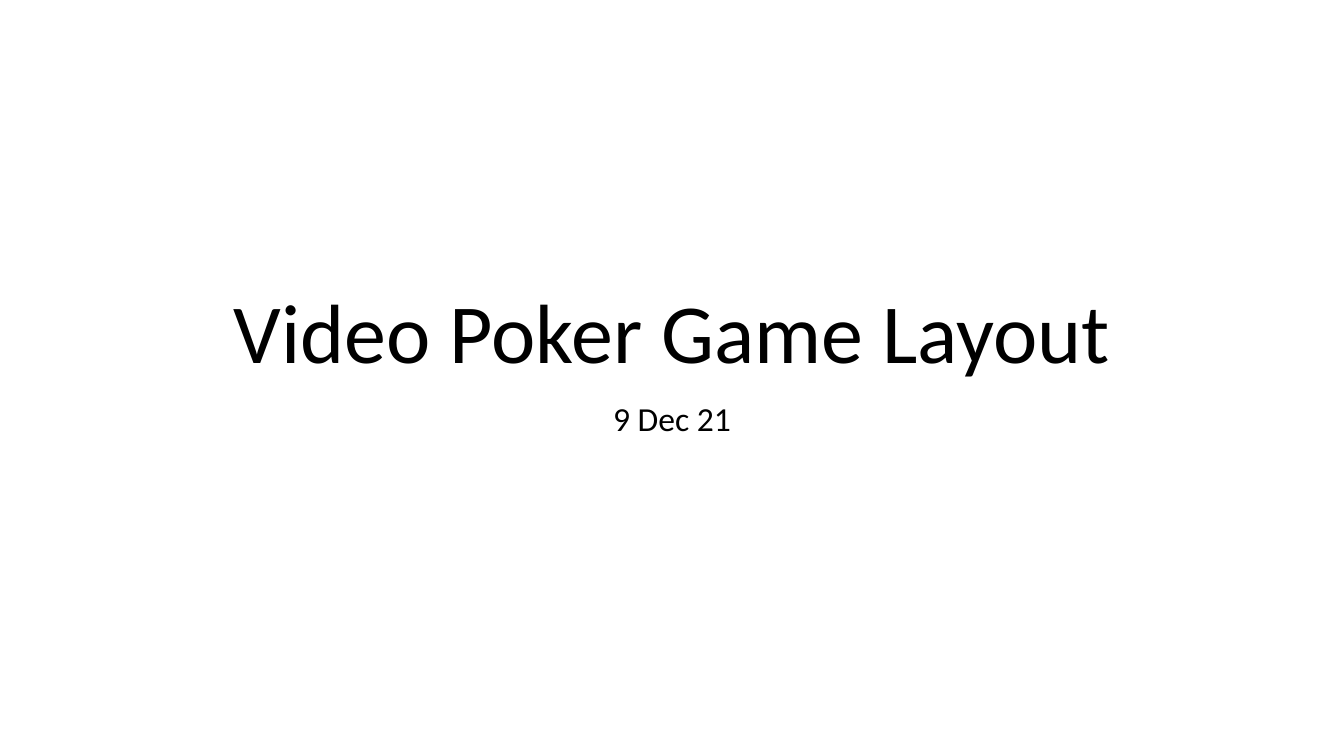
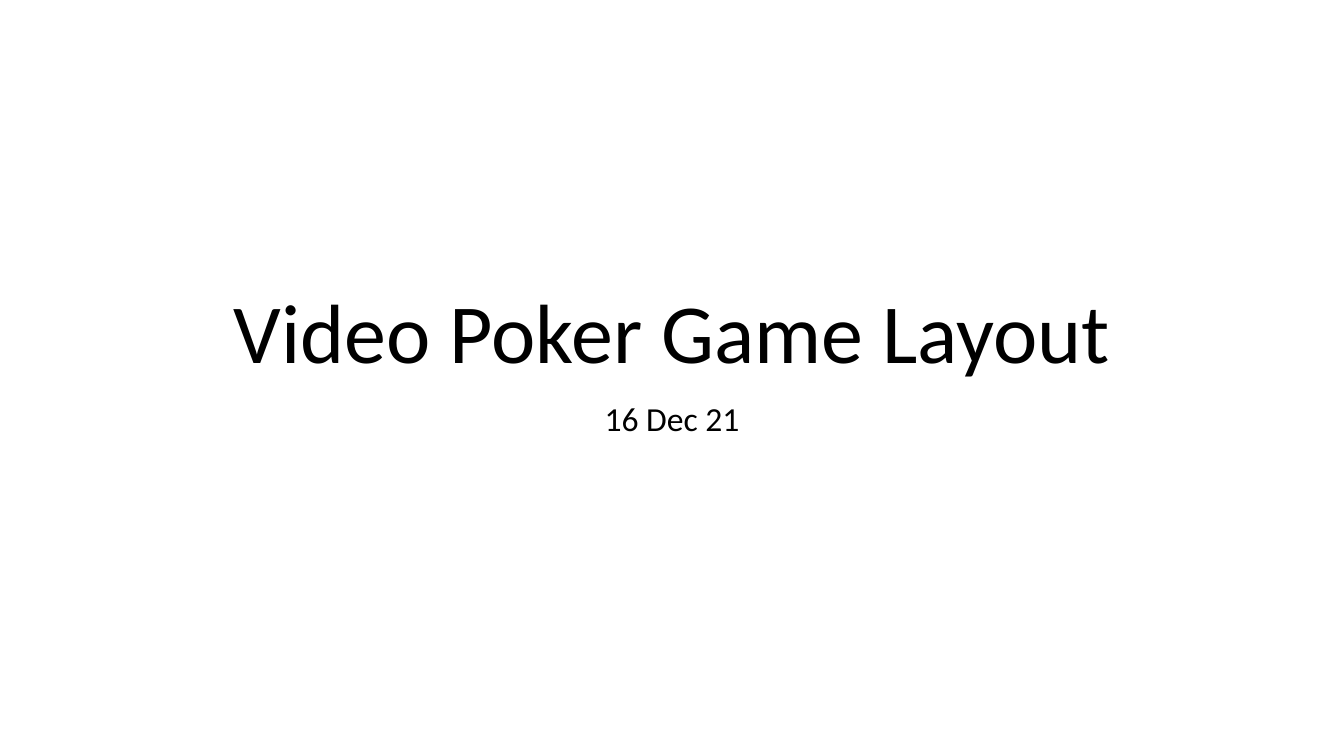
Before and after one commit to rocketacademy/video-poker-bootcamp, a slide deck: slide 1 of video poker layout.pptx. Drawn at 1344x756 pixels with LibreOffice and Linux fonts; fonts in the diff are those of the drawing. Boxes give left, top, right and bottom in pixels: in the first picture for what was removed or moved away, otherwise in the second. Text is boxed around its words. In the diff, an @@ line names an element or a change of style, - is before the commit and + after.

```diff
--- a/video poker layout.pptx
+++ b/video poker layout.pptx
@@ subtitle at (x1=605, y1=408, x2=739, y2=432): text changed @@
-9 Dec 21
+16 Dec 21
```
Also in this commit, not shown: 1 other slide changed, 6 other files.
